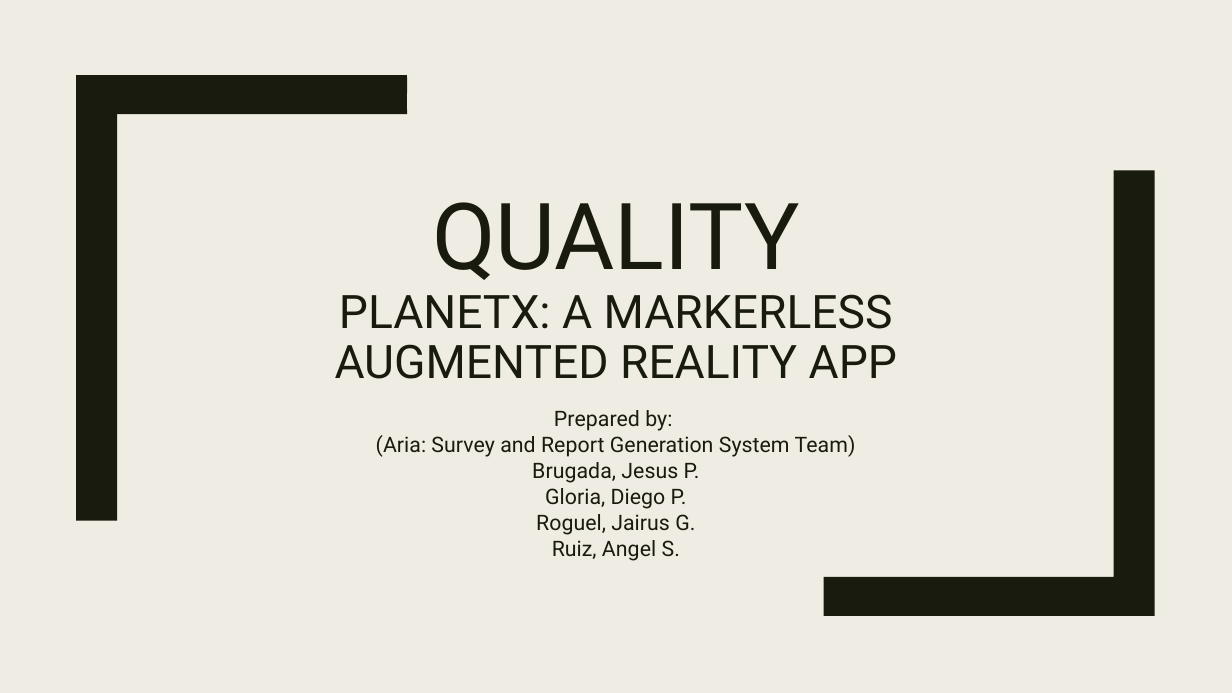
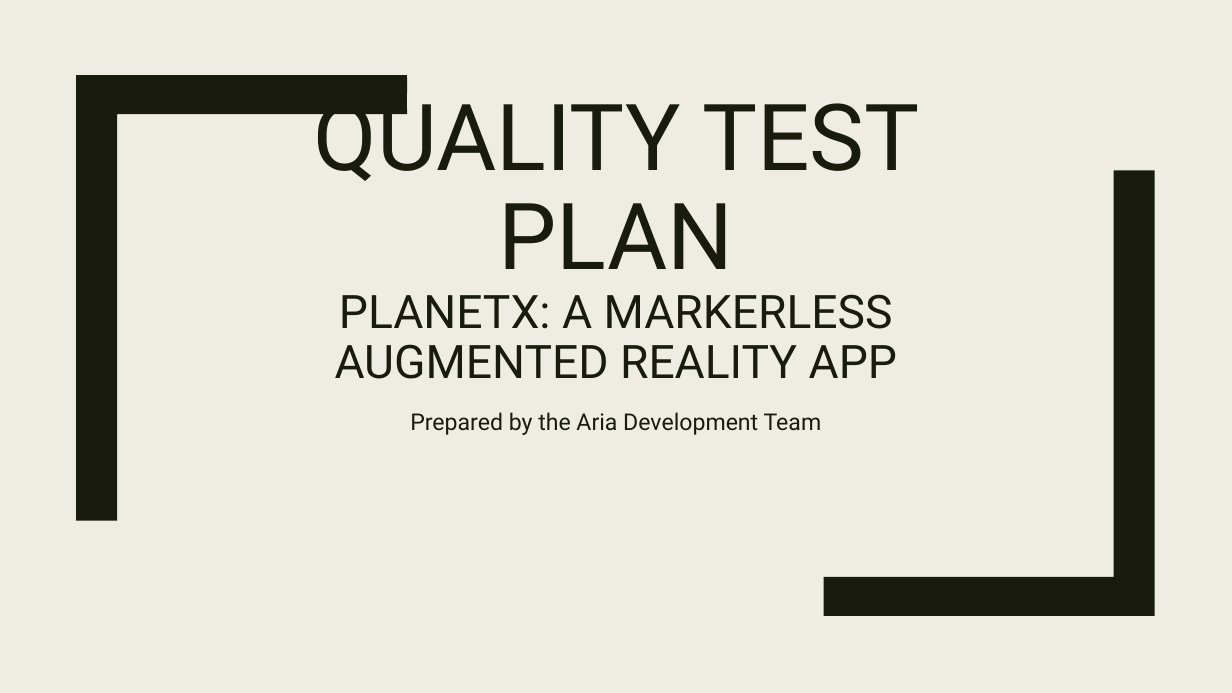
Before and after one commit to asruiz/Quality-Survey-Data-Analysis-System, a slide deck: slide 4 of Documentation/Test Plan/Quality_BrugadaGloriaRoguelRuiz.pptx (slide 1 before the commit). Drawn at 1232x693 pixels with LibreOffice and Linux fonts; fonts in the diff are those of the drawing. Boxes give left, top, right and bottom in pixels: in the first picture for what was removed or moved away, otherwise in the second. Text is boxed around its words. In the diff, an @@ line names an element or a change of style, - is before the commit and + after.

Commit message:
Updated the Quality Test Plan
Changes due to additional test cases and presentation of github commits

```diff
--- a/Documentation/Test Plan/Quality_BrugadaGloriaRoguelRuiz.pptx
+++ b/Documentation/Test Plan/Quality_BrugadaGloriaRoguelRuiz.pptx
@@ title at (314,86,919,379): text changed @@
-QUALITY
-PLANETX: A MARKERLESS AUGMENTED REALITY APP
+QUALITY TEST PLAN
+PLANETX: A MARKERLESS AUGMENTED REALITY APP
@@ subtitle at (410,412,822,435): text changed; size 16.6 to 18 pt @@
-Prepared by:
-(Aria: Survey and Report Generation System Team)
-Brugada, Jesus P.
-Gloria, Diego P.
-Roguel, Jairus G.
-Ruiz, Angel S.
+Prepared by the Aria Development Team
```
Also in this commit, not shown: 5 other slides changed, 5 slides added, 1 slide removed.
